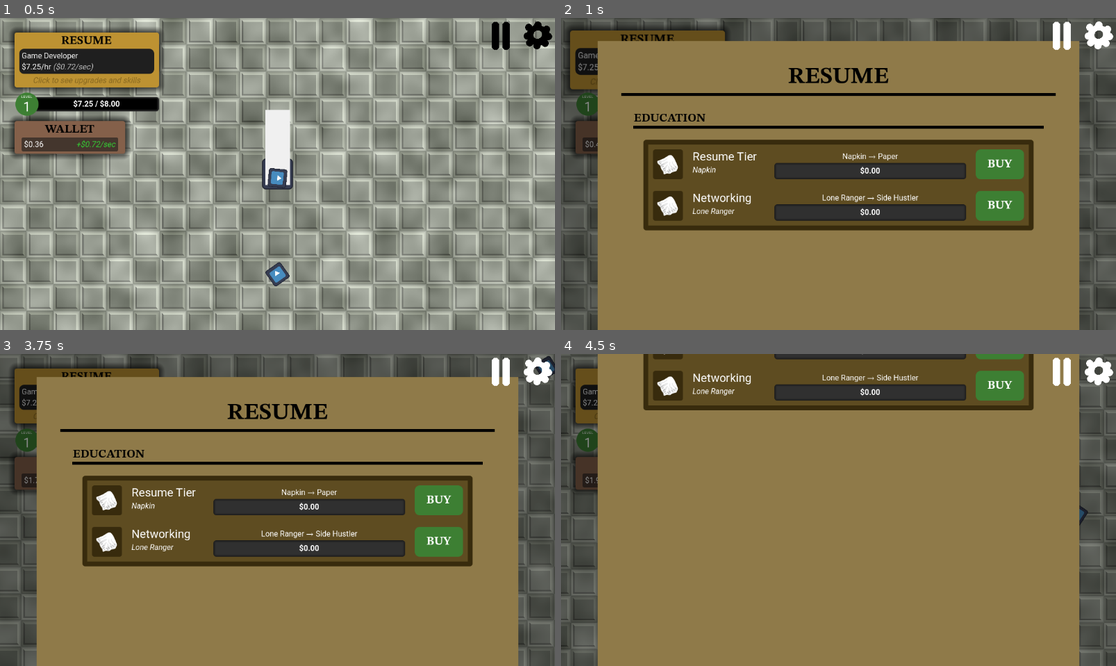
Above: before the commit, frames 1-4 (two rows, left to right).
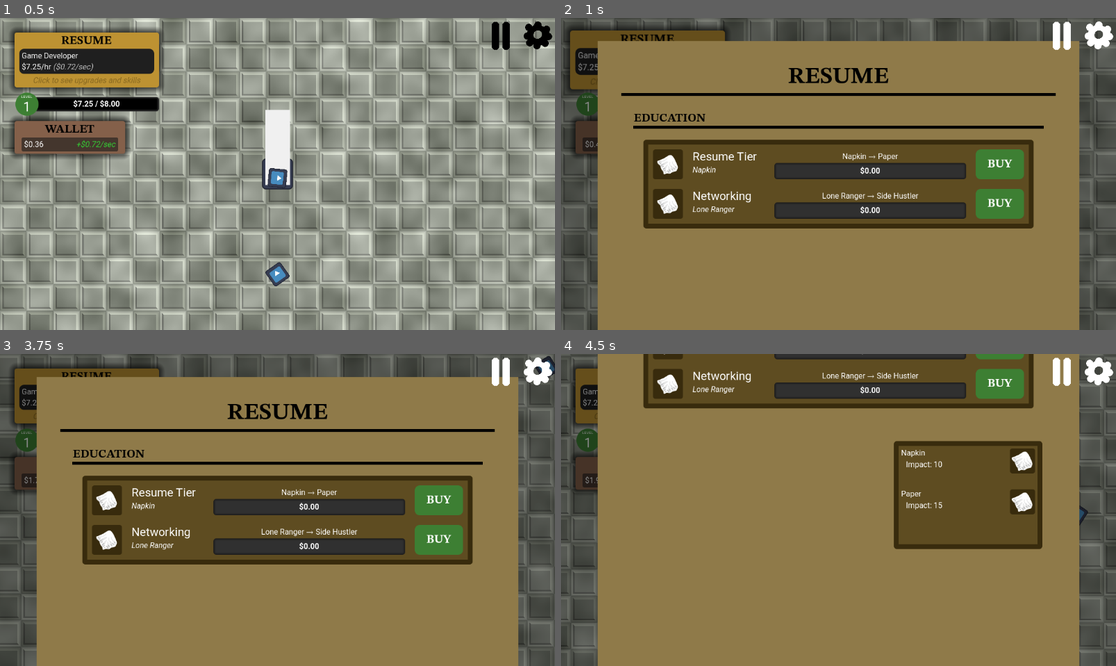
Above: after the commit, the same moments.

Repository: artmouse155/Escape-Minimum-Wage
Game: Godot game, scene res://main.tscn
The game is run twice, just before and just after one commit, with the same random seed, the same clock (stepped at 60 frames per second) and the same inputs. The engine's default icon, where the game draws it, is replaced by a stand-in: a white triangle on a blue panel in a dark square.
Inputs (mouse positions are in pixels of both pictures, inside the frame that each line leads up to):
- Up to frame 1 (0.5 s): no input
- Up to frame 2 (1 s): click (649, 58) at 0.5 s
- Up to frame 3 (3.75 s): click (499, 372) at 1.25 s; click (538, 372) at 2 s; tap Enter at 2.75, 3.5 s; move the mouse to (399, 494) at 2.77 s; hold Right (right) 2.78-3.53 s; tap E (shop) at 2.85, 3.02, 3.32 s; move the mouse to (166, 525) at 3.52 s; hold S (down) from 3.53 s (still down); tap Space (dash) at 3.6 s
- Up to frame 4 (4.5 s): tap E (shop) at 3.77, 3.8, 4.07 s; tap Enter at 4.25 s; move the mouse to (894, 441) at 4.27 s; release S (down) at 4.28 s; hold Right (right) from 4.28 s (still down); tap Mouse wheel down (scroll_down) at 4.35 s

Frame 1 is identical in both runs. In frame 2, 2.3% of the frame differs, in the area x 14-86%, y 54-69%; in frame 3, 2.3%; in frame 4, 11%, in the area x 14-87%, y 4-63%.

Commit message:
Tooltip works!
Can't figure out how to shrink it though

Diff:
--- a/escape-minimum-wage/Game/UI/Shop/shop.gd
+++ b/escape-minimum-wage/Game/UI/Shop/shop.gd
@@ -3,6 +3,10 @@
 @export var shop_item_container : Control
 
 @export var PackedShopItem : PackedScene
+
+@export var PathFollow: PathFollow2D
+
+@export var TooltipNode: Tooltip
 
 enum UpgradeTypes {RESUME_TIER, NETWORKING}
 
@@ -15,7 +19,7 @@
 
 var location: int = SHOP_TOP
 var scroll_tween: Tween
-@export var PathFollow: PathFollow2D
+
 const SCROLL_DURATION = 0.2 # Seconds
 
 signal shop_purchase(type : UpgradeTypes)
@@ -29,6 +33,8 @@
 			var upgradeList : UpgradeList = UpgradeLists[type]
 			shop_item.init(type, upgradeList, 0)
 			shop_item.purchased.connect(on_purchase)
+			shop_item.open_tooltip.connect(on_open_tooltip)
+			shop_item.close_tooltip.connect(on_close_tooltip)
 			shop_item_container.add_child(shop_item)
 
 func _input(_event: InputEvent) -> void:
@@ -71,3 +77,17 @@
 
 func on_purchase(type: UpgradeTypes):
 	shop_purchase.emit(type)
+
+func on_open_tooltip(type: UpgradeTypes, current: int):
+	var current_upgrade = null
+	if (len(UpgradeLists[type].upgrades) - 1) >= current:
+		current_upgrade = UpgradeLists[type].upgrades[current]
+	var next_upgrade = null
+	if (len(UpgradeLists[type].upgrades) - 1) >= current + 1:
+		next_upgrade = UpgradeLists[type].upgrades[current  + 1]
+	TooltipNode.init(current_upgrade, next_upgrade)
+	TooltipNode.show()
+
+
+func on_close_tooltip():
+	TooltipNode.hide()
--- a/escape-minimum-wage/Game/UI/Shop/shop.tscn
+++ b/escape-minimum-wage/Game/UI/Shop/shop.tscn
@@ -1,9 +1,10 @@
-[gd_scene load_steps=10 format=3 uid="uid://di5fus4hd3do6"]
+[gd_scene load_steps=11 format=3 uid="uid://di5fus4hd3do6"]
 
 [ext_resource type="Theme" uid="uid://d1gbsuhluo4pk" path="res://Resources/Theme/main_theme.tres" id="1_786ea"]
 [ext_resource type="FontFile" uid="uid://blyvam7ls03v6" path="res://Resources/STIX_Two_Text/static/STIXTwoText-Bold.ttf" id="1_y3akm"]
 [ext_resource type="Script" uid="uid://clw54bvd8x7u3" path="res://Game/UI/Shop/shop.gd" id="2_myqds"]
 [ext_resource type="PackedScene" uid="uid://c388ghwwv6oqs" path="res://Game/UI/Shop/shop_item.tscn" id="3_mb8kc"]
+[ext_resource type="PackedScene" uid="uid://d4dg2c6m6i2cv" path="res://tooltip.tscn" id="5_f8tfh"]
 
 [sub_resource type="Curve2D" id="Curve2D_myqds"]
 _data = {
@@ -36,7 +37,7 @@
 corner_radius_bottom_right = 5
 corner_radius_bottom_left = 5
 
-[node name="Shop" type="Control" node_paths=PackedStringArray("shop_item_container", "PathFollow")]
+[node name="Shop" type="Control" node_paths=PackedStringArray("shop_item_container", "PathFollow", "TooltipNode")]
 layout_mode = 3
 anchors_preset = 8
 anchor_left = 0.5
@@ -54,6 +55,7 @@
 shop_item_container = NodePath("ScrollPath/PathFollow2D/PanelContainer/MarginContainer/VBoxContainer/MarginContainer/VBoxContainer/MarginContainer/VBoxContainer/Education/ShopItemContainer")
 PackedShopItem = ExtResource("3_mb8kc")
 PathFollow = NodePath("ScrollPath/PathFollow2D")
+TooltipNode = NodePath("Tooltip")
 
 [node name="ScrollPath" type="Path2D" parent="."]
 curve = SubResource("Curve2D_myqds")
@@ -134,3 +136,10 @@
 
 [node name="ShopItemContainer" type="VBoxContainer" parent="ScrollPath/PathFollow2D/PanelContainer/MarginContainer/VBoxContainer/MarginContainer/VBoxContainer/MarginContainer/VBoxContainer/Education"]
 layout_mode = 2
+theme_override_constants/separation = 0
+
+[node name="Tooltip" parent="." instance=ExtResource("5_f8tfh")]
+visible = false
+layout_mode = 1
+offset_right = 308.0
+offset_bottom = 224.0
--- a/escape-minimum-wage/Game/UI/Shop/shop_item.gd
+++ b/escape-minimum-wage/Game/UI/Shop/shop_item.gd
@@ -11,11 +11,16 @@
 var upgrade_type : Shop.UpgradeTypes
 
 var maxed := false
+var current := 0
 
 signal purchased(_upgrade_type : Shop.UpgradeTypes)
+signal open_tooltip(_upgrade_type : Shop.UpgradeTypes, _current : int)
+signal close_tooltip
 
-func init(_upgrade_type : Shop.UpgradeTypes, upgrade_list : UpgradeList, current : int, can_afford : bool = false) -> void:
+
+func init(_upgrade_type : Shop.UpgradeTypes, upgrade_list : UpgradeList, _current : int, can_afford : bool = false) -> void:
 	upgrade_type = _upgrade_type
+	current = _current
 	UpgradeNameNode.text = upgrade_list.name
 	var current_upgrade = upgrade_list.upgrades[current]
 	Icon.texture = current_upgrade.icon
@@ -42,3 +47,11 @@
 
 func purchase() -> void:
 	purchased.emit(upgrade_type)
+
+
+func _on_mouse_entered() -> void:
+	open_tooltip.emit(upgrade_type, current)
+
+
+func _on_mouse_exited() -> void:
+	close_tooltip.emit()
--- a/escape-minimum-wage/Game/UI/Shop/shop_item.tscn
+++ b/escape-minimum-wage/Game/UI/Shop/shop_item.tscn
@@ -132,6 +132,7 @@
 [node name="PanelContainer" type="PanelContainer" parent="HBoxContainer/VBoxContainer2"]
 layout_mode = 2
 size_flags_vertical = 3
+mouse_filter = 2
 theme_override_styles/panel = SubResource("StyleBoxFlat_v4gvj")
 
 [node name="Cost" type="Label" parent="HBoxContainer/VBoxContainer2/PanelContainer"]
@@ -172,4 +173,6 @@
 horizontal_alignment = 1
 vertical_alignment = 1
 
+[connection signal="mouse_entered" from="." to="." method="_on_mouse_entered"]
+[connection signal="mouse_exited" from="." to="." method="_on_mouse_exited"]
 [connection signal="pressed" from="HBoxContainer/Control/BuyButton" to="." method="purchase"]
--- a/escape-minimum-wage/Game/game.gd
+++ b/escape-minimum-wage/Game/game.gd
@@ -112,6 +112,7 @@
 		ShopNode.show()
 		ShopNode.force_shop_top()
 	else:
+		ShopNode.on_close_tooltip()
 		ShopNode.scroll_up()
 
 	shop_tween.tween_property(ShopFollow, "progress_ratio", 1.0 if (pause_mode == PauseMode.SHOP) else 0.0, PAUSE_ANIM).set_trans(Tween.TRANS_SINE).set_ease(Tween.EASE_IN)
--- /dev/null
+++ b/escape-minimum-wage/tooltip.gd
@@ -0,0 +1,32 @@
+class_name Tooltip extends PanelContainer
+
+@export var CurrentNode: Control
+@export var CurrentLabel: Label
+@export var CurrentValuesLabel: Label
+@export var CurrentIcon: TextureRect
+
+@export var NextNode: Control
+@export var NextLabel: Label
+@export var NextValuesLabel: Label
+@export var NextIcon: TextureRect
+
+func init(current : Upgrade, next : Upgrade) -> void:
+	CurrentNode.visible = (current != null)
+	if current:
+		CurrentLabel.text = current.name
+		var out : String = ""
+		for key in current.values.keys():
+			out += key.capitalize() + ": " + current.values[key] + "\n"
+		CurrentValuesLabel.text = out
+		CurrentIcon.texture = current.icon
+	NextNode.visible = (next != null)
+	if next:
+		NextLabel.text = next.name
+		var out : String = ""
+		for key in next.values.keys():
+			out += key.capitalize() + ": " + next.values[key] + "\n"
+		NextValuesLabel.text = out
+		NextIcon.texture = next.icon
+
+func _process(_delta: float) -> void:
+	global_position = get_global_mouse_position()
--- /dev/null
+++ b/escape-minimum-wage/tooltip.tscn
@@ -0,0 +1,120 @@
+[gd_scene load_steps=5 format=3 uid="uid://d4dg2c6m6i2cv"]
+
+[ext_resource type="Script" uid="uid://dils84eoshev0" path="res://tooltip.gd" id="1_gwequ"]
+[ext_resource type="Texture2D" uid="uid://fi2d3dc08g5e" path="res://Game/UI/Shop/UpgradeLists/ResumeTier/napkin.png" id="2_oxk8h"]
+
+[sub_resource type="StyleBoxFlat" id="StyleBoxFlat_oxk8h"]
+bg_color = Color(0.37, 0.29785, 0.1295, 1)
+border_width_left = 10
+border_width_top = 10
+border_width_right = 10
+border_width_bottom = 10
+border_color = Color(0.22, 0.16918, 0.0506, 1)
+corner_radius_top_left = 5
+corner_radius_top_right = 5
+corner_radius_bottom_right = 5
+corner_radius_bottom_left = 5
+
+[sub_resource type="StyleBoxFlat" id="StyleBoxFlat_abxgm"]
+bg_color = Color(0.219608, 0.168627, 0.0509804, 1)
+corner_radius_top_left = 5
+corner_radius_top_right = 5
+corner_radius_bottom_right = 5
+corner_radius_bottom_left = 5
+
+[node name="Tooltip" type="PanelContainer" node_paths=PackedStringArray("CurrentNode", "CurrentLabel", "CurrentValuesLabel", "CurrentIcon", "NextNode", "NextLabel", "NextValuesLabel", "NextIcon")]
+offset_right = 203.0
+offset_bottom = 117.0
+size_flags_horizontal = 0
+size_flags_vertical = 0
+mouse_filter = 2
+theme_override_styles/panel = SubResource("StyleBoxFlat_oxk8h")
+script = ExtResource("1_gwequ")
+CurrentNode = NodePath("MarginContainer/VBoxContainer/HBoxContainer")
+CurrentLabel = NodePath("MarginContainer/VBoxContainer/HBoxContainer/VBoxContainer/current")
+CurrentValuesLabel = NodePath("MarginContainer/VBoxContainer/HBoxContainer/VBoxContainer/MarginContainer/values")
+CurrentIcon = NodePath("MarginContainer/VBoxContainer/HBoxContainer/PanelContainer/icon")
+NextNode = NodePath("MarginContainer/VBoxContainer/HBoxContainer2")
+NextLabel = NodePath("MarginContainer/VBoxContainer/HBoxContainer2/VBoxContainer/next")
+NextValuesLabel = NodePath("MarginContainer/VBoxContainer/HBoxContainer2/VBoxContainer/MarginContainer/values")
+NextIcon = NodePath("MarginContainer/VBoxContainer/HBoxContainer2/PanelContainer/icon")
+metadata/_custom_type_script = "uid://dils84eoshev0"
+
+[node name="MarginContainer" type="MarginContainer" parent="."]
+layout_mode = 2
+theme_override_constants/margin_left = 5
+theme_override_constants/margin_top = 5
+theme_override_constants/margin_right = 5
+theme_override_constants/margin_bottom = 5
+
+[node name="VBoxContainer" type="VBoxContainer" parent="MarginContainer"]
+layout_mode = 2
+theme_override_constants/separation = 20
+
+[node name="HBoxContainer" type="HBoxContainer" parent="MarginContainer/VBoxContainer"]
+layout_mode = 2
+theme_override_constants/separation = 10
+
+[node name="VBoxContainer" type="VBoxContainer" parent="MarginContainer/VBoxContainer/HBoxContainer"]
+layout_mode = 2
+size_flags_horizontal = 3
+theme_override_constants/separation = 5
+
+[node name="current" type="Label" parent="MarginContainer/VBoxContainer/HBoxContainer/VBoxContainer"]
+layout_mode = 2
+text = "Current: Beep boop beep boop"
+
+[node name="MarginContainer" type="MarginContainer" parent="MarginContainer/VBoxContainer/HBoxContainer/VBoxContainer"]
+layout_mode = 2
+theme_override_constants/margin_left = 10
+
+[node name="values" type="Label" parent="MarginContainer/VBoxContainer/HBoxContainer/VBoxContainer/MarginContainer"]
+layout_mode = 2
+text = "Val: 2
+Val: 3
+Val: 4"
+
+[node name="PanelContainer" type="PanelContainer" parent="MarginContainer/VBoxContainer/HBoxContainer"]
+layout_mode = 2
+size_flags_horizontal = 0
+size_flags_vertical = 0
+mouse_filter = 2
+theme_override_styles/panel = SubResource("StyleBoxFlat_abxgm")
+
+[node name="icon" type="TextureRect" parent="MarginContainer/VBoxContainer/HBoxContainer/PanelContainer"]
+layout_mode = 2
+texture = ExtResource("2_oxk8h")
+
+[node name="HBoxContainer2" type="HBoxContainer" parent="MarginContainer/VBoxContainer"]
+layout_mode = 2
+theme_override_constants/separation = 10
+
+[node name="VBoxContainer" type="VBoxContainer" parent="MarginContainer/VBoxContainer/HBoxContainer2"]
+layout_mode = 2
+size_flags_horizontal = 3
+theme_override_constants/separation = 5
+
+[node name="next" type="Label" parent="MarginContainer/VBoxContainer/HBoxContainer2/VBoxContainer"]
+layout_mode = 2
+text = "Current: Napkin"
+
+[node name="MarginContainer" type="MarginContainer" parent="MarginContainer/VBoxContainer/HBoxContainer2/VBoxContainer"]
+layout_mode = 2
+theme_override_constants/margin_left = 10
+
+[node name="values" type="Label" parent="MarginContainer/VBoxContainer/HBoxContainer2/VBoxContainer/MarginContainer"]
+layout_mode = 2
+text = "Val: 2
+Val: 3
+Val: 4"
+
+[node name="PanelContainer" type="PanelContainer" parent="MarginContainer/VBoxContainer/HBoxContainer2"]
+layout_mode = 2
+size_flags_horizontal = 0
+size_flags_vertical = 0
+mouse_filter = 2
+theme_override_styles/panel = SubResource("StyleBoxFlat_abxgm")
+
+[node name="icon" type="TextureRect" parent="MarginContainer/VBoxContainer/HBoxContainer2/PanelContainer"]
+layout_mode = 2
+texture = ExtResource("2_oxk8h")
Not shown, added: escape-minimum-wage/tooltip.gd.uid
